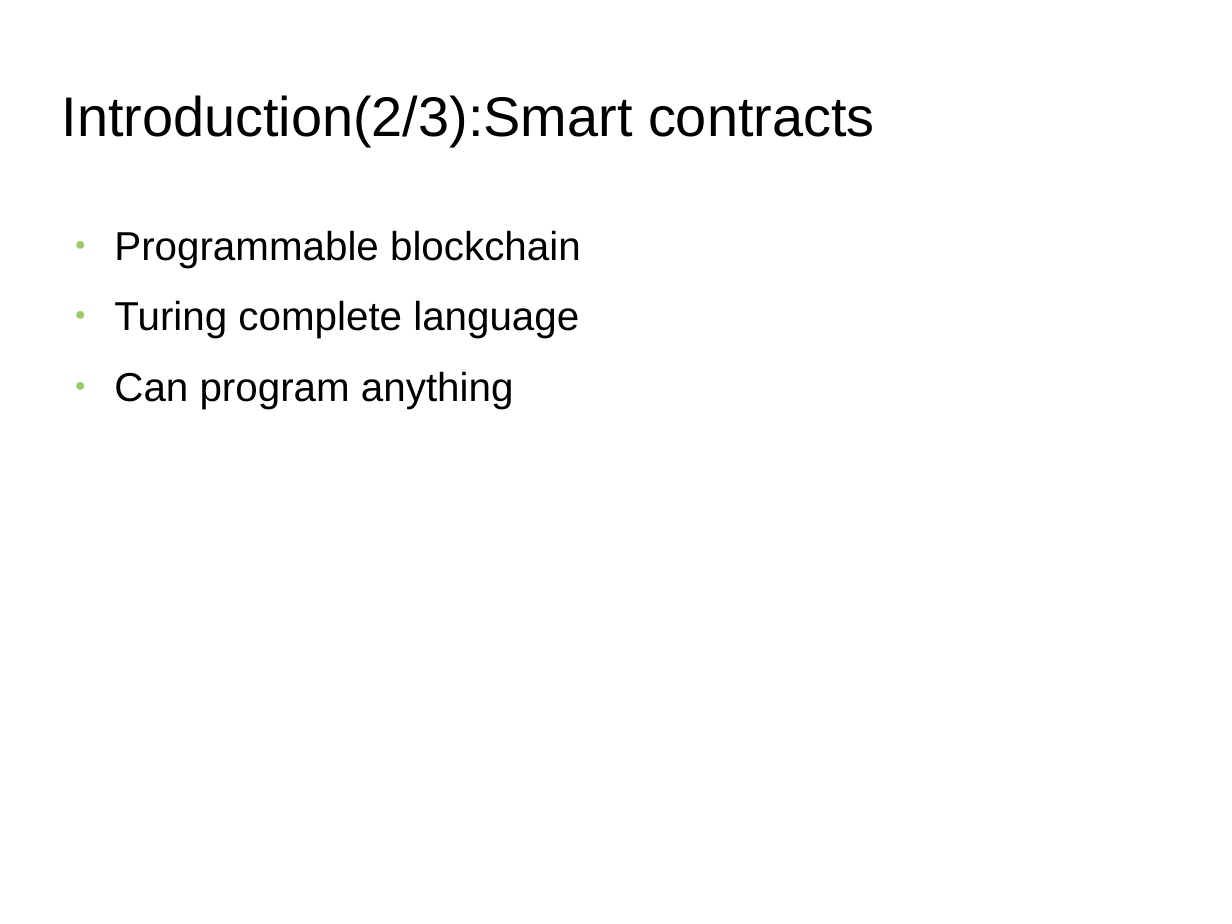
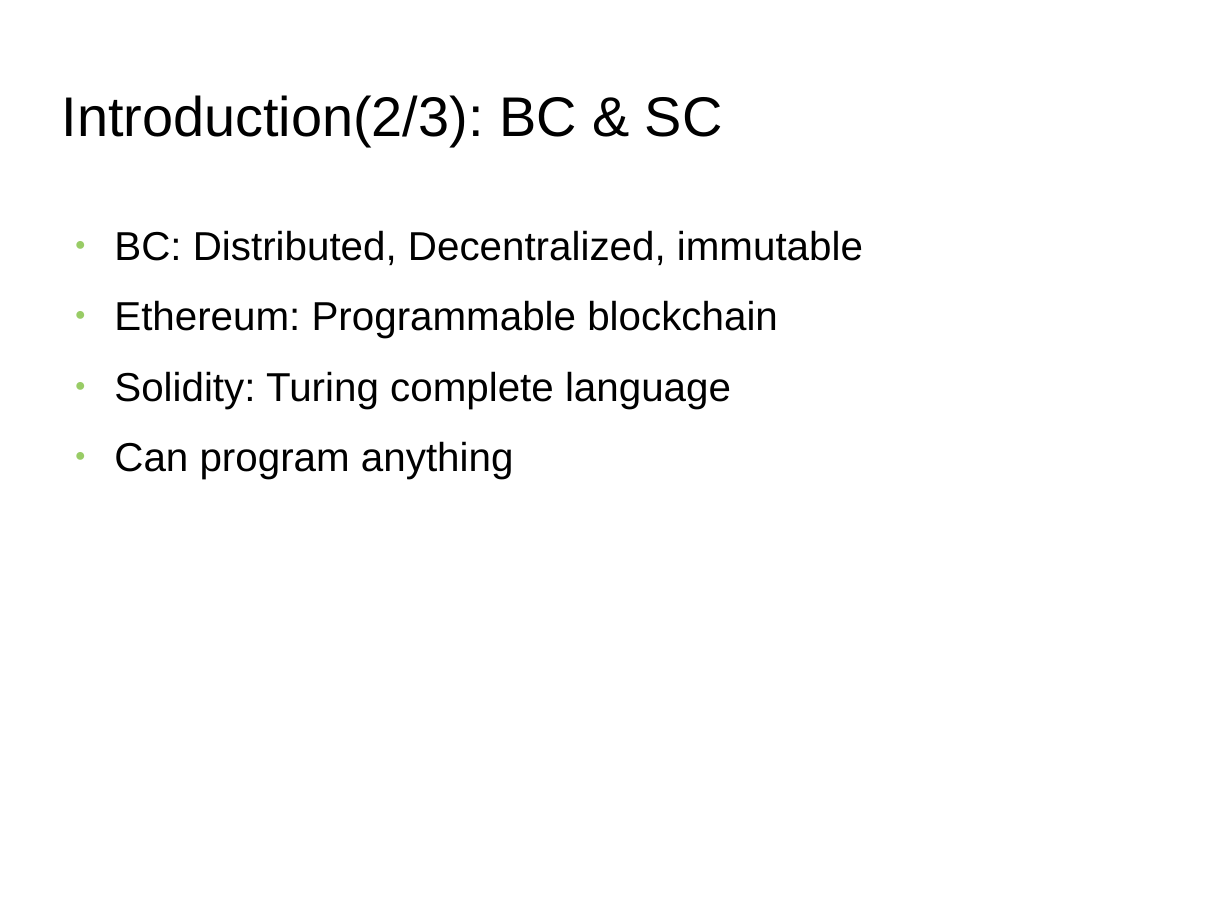
Before and after one commit to s2-t2/blockchain_reputation_system, a slide deck: slide 4 of documents/Presentation/Presentation.odp. Drawn at 1232x924 pixels with LibreOffice and Linux fonts; fonts in the diff are those of the drawing; background and template pictures are left out. Boxes give left, top, right and bottom in pixels: in the first picture for what was removed or moved away, otherwise in the second. Text is boxed around its words. In the diff, an @@ line names an element or a change of style, - is before the commit and + after.

```diff
--- a/documents/Presentation/Presentation.odp
+++ b/documents/Presentation/Presentation.odp
@@ title at [62, 95, 723, 146]: text changed @@
-Introduction(2/3):Smart contracts
+Introduction(2/3): BC & SC
@@ text at [114, 230, 863, 409]: text changed @@
-● Programmable blockchain
-● Turing complete language
+● BC: Distributed, Decentralized, immutable
+● Ethereum: Programmable blockchain
+● Solidity: Turing complete language
```
Also in this commit, not shown: 1 slide added, 1 slide removed, 14 other files.
